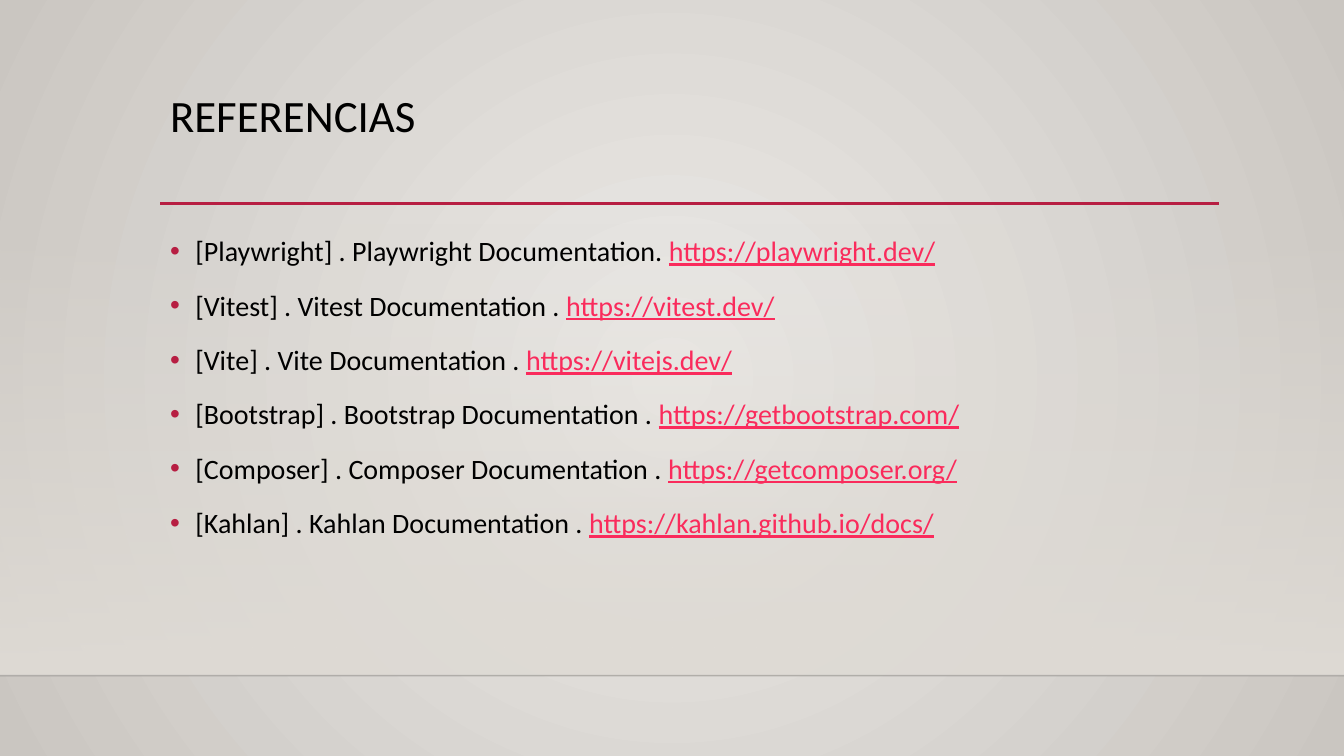
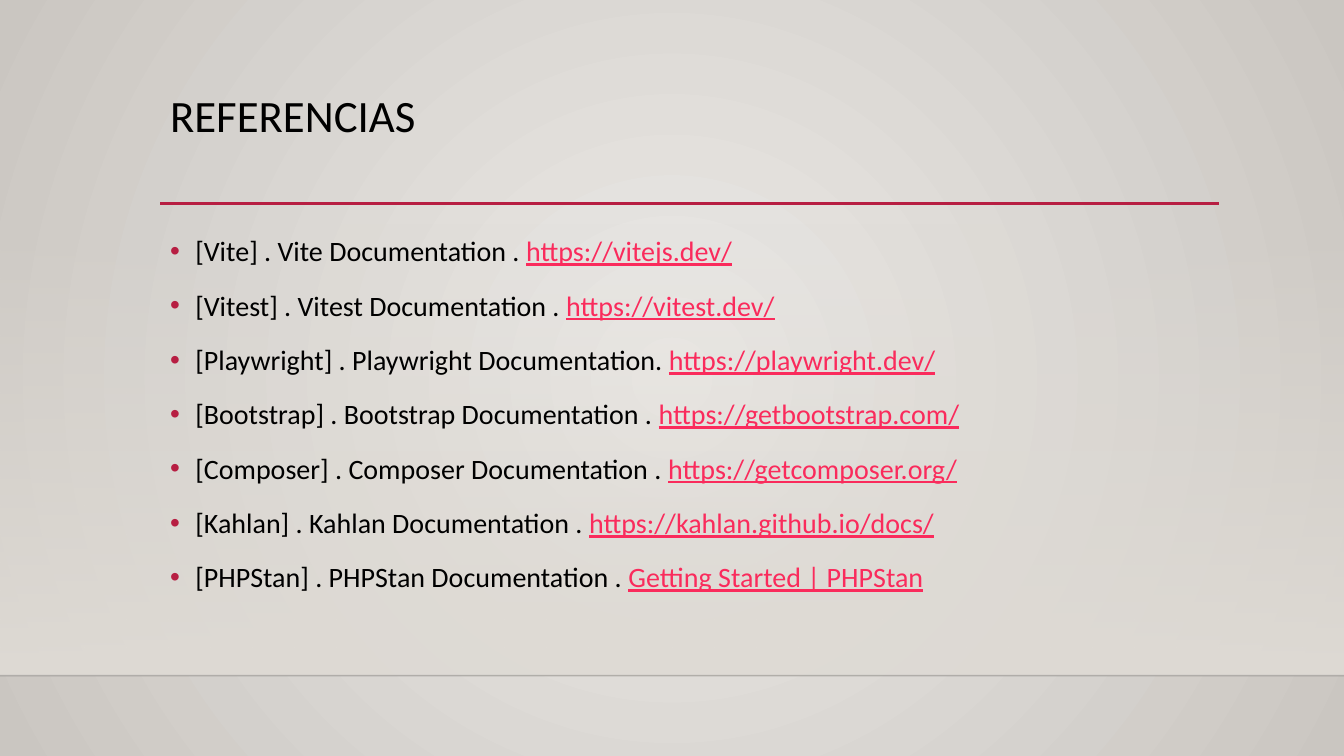
Before and after one commit to Raulzito311/AcmeSF, a slide deck: slide 7 of Apresentacao.pptx. Drawn at 1344x756 pixels with LibreOffice and Linux fonts; fonts in the diff are those of the drawing; background and template pictures are left out. Boxes give left, top, right and bottom in pixels: in the first picture for what was removed or moved away, otherwise in the second. Text is boxed around its words. In the diff, an @@ line names an element or a change of style, - is before the commit and + after.

Commit message:
Ajuste referencias

```diff
--- a/Apresentacao.pptx
+++ b/Apresentacao.pptx
@@ text at <box>195,240,774,321</box>: paragraphs added @@
+• [Vite] . Vite Documentation . https://vitejs.dev/
+• [Vitest] . Vitest Documentation . https://vitest.dev/
@@ text at <box>195,295,774,375</box>: paragraphs removed @@
-• [Vitest] . Vitest Documentation . https://vitest.dev/
-• [Vite] . Vite Documentation . https://vitejs.dev/
@@ text at <box>195,566,923,592</box>: paragraph added @@
+• [PHPStan] . PHPStan Documentation . Getting Started | PHPStan
```
Also in this commit, not shown: 1 other file.
